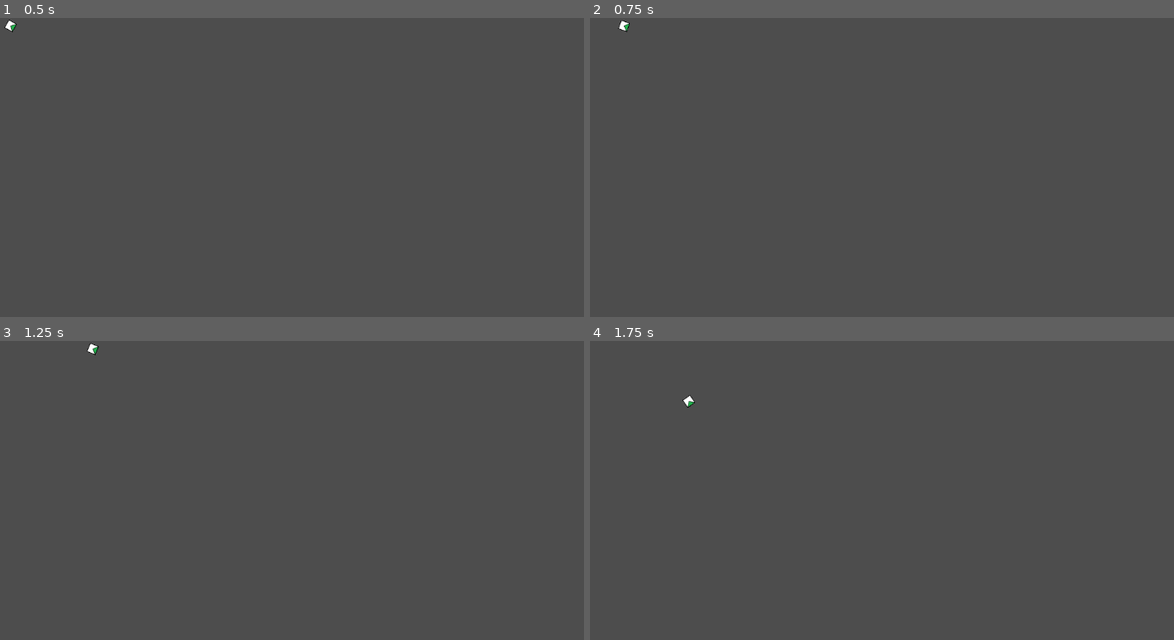
Above: before the commit, frames 1-4 (two rows, left to right).
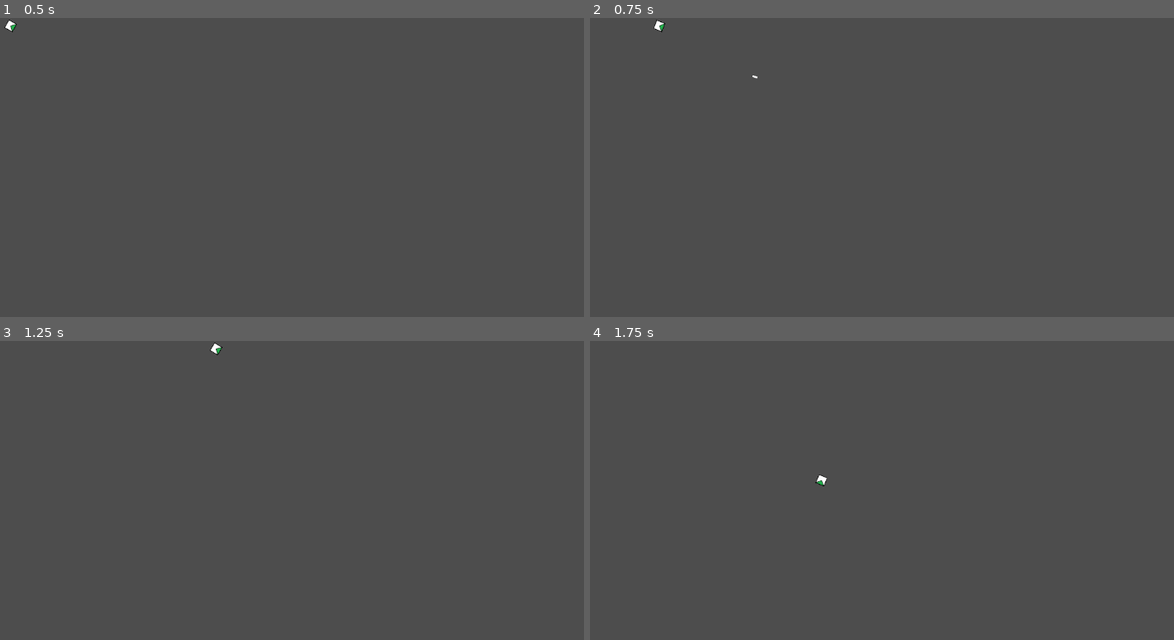
Above: after the commit, the same moments.

Repository: AHuang8693/CSC378-FinalProject
Game: Godot game, scene res://world.tscn
Same seed, same stepped clock (60 frames per second), same inputs: the game is played once before the commit and once after it.
Inputs (mouse positions are in pixels of both pictures, inside the frame that each line leads up to):
- Up to frame 1 (0.5 s): no input
- Up to frame 2 (0.75 s): tap Enter at 0.5 s; move the mouse to (1074, 188) at 0.52 s; hold D (right) from 0.53 s (still down); click (1074, 188) at 0.6 s
- Up to frame 3 (1.25 s): keep holding D (right)
- Up to frame 4 (1.75 s): move the mouse to (794, 550) at 1.27 s; release D (right) at 1.28 s; hold S (down) from 1.28 s (still down); click (794, 550) at 1.35 s

Frame 1 is identical in both runs. In frame 2, 0.1% of the frame differs, in the area x 4-29%, y 0-21%; in frame 3, 0.1%; in frame 4, 0.1%.

Commit message:
Basic shooting

Diff:
--- /dev/null
+++ b/Bullet.tscn
@@ -0,0 +1,15 @@
+[gd_scene load_steps=3 format=3 uid="uid://b7n0yefiqkrkb"]
+
+[ext_resource type="Texture2D" uid="uid://dg2bvk31nbppj" path="res://WhiteSquare.png" id="1_le6sw"]
+
+[sub_resource type="RectangleShape2D" id="RectangleShape2D_nvtxl"]
+size = Vector2(8, 3)
+
+[node name="Bullet" type="RigidBody2D"]
+
+[node name="CollisionShape2D" type="CollisionShape2D" parent="."]
+shape = SubResource("RectangleShape2D_nvtxl")
+
+[node name="Sprite2D" type="Sprite2D" parent="."]
+scale = Vector2(0.5, 0.2)
+texture = ExtResource("1_le6sw")
--- /dev/null
+++ b/Enemy.gd
@@ -0,0 +1,10 @@
+extends CharacterBody2D
+
+const MOVE_SCALE = 50 # smaller means the enemy is faster
+var motion = Vector2()
+
+func _physics_process(delta):
+	var Player = get_parent().get_node("Player")
+	position += (Player.position - position) / MOVE_SCALE
+
+	move_and_collide(motion)
--- a/project.godot
+++ b/project.godot
@@ -37,3 +37,8 @@
 "events": [Object(InputEventKey,"resource_local_to_scene":false,"resource_name":"","device":-1,"window_id":0,"alt_pressed":false,"shift_pressed":false,"ctrl_pressed":false,"meta_pressed":false,"pressed":false,"keycode":0,"physical_keycode":68,"key_label":0,"unicode":100,"echo":false,"script":null)
 ]
 }
+LMB={
+"deadzone": 0.5,
+"events": [Object(InputEventMouseButton,"resource_local_to_scene":false,"resource_name":"","device":-1,"window_id":0,"alt_pressed":false,"shift_pressed":false,"ctrl_pressed":false,"meta_pressed":false,"button_mask":0,"position":Vector2(0, 0),"global_position":Vector2(0, 0),"factor":1.0,"button_index":1,"canceled":false,"pressed":false,"double_click":false,"script":null)
+]
+}
--- a/scripts/Player.gd
+++ b/scripts/Player.gd
@@ -1,9 +1,15 @@
 extends CharacterBody2D
 
-var movespeed = 200
+var movespeed = 500
+var bullet_speed = 2000
+var bullet = preload("res://Bullet.tscn")
 
 #func _ready():
 	#pass
+
+func _physics_process(delta):
+	read_input()
+	look_at(get_global_mouse_position())
 
 func read_input():
 	var motion = Vector2()
@@ -18,6 +24,12 @@
 	velocity = motion.normalized() * movespeed
 	move_and_slide()
 
-func _physics_process(delta):
-	read_input()
-	look_at(get_global_mouse_position())
+	if Input.is_action_just_pressed("LMB"):
+		fire()
+
+func fire():
+	var bullet_instance = bullet.instantiate()
+	bullet_instance.position  = get_global_position()
+	bullet_instance.rotation_degrees = rotation_degrees
+	bullet_instance.apply_impulse(Vector2(bullet_speed,0).rotated(global_rotation))
+	get_tree().get_root().call_deferred("add_child", bullet_instance)
Binary file added: WhiteSquare.png
Not shown, added: WhiteSquare.png.import
